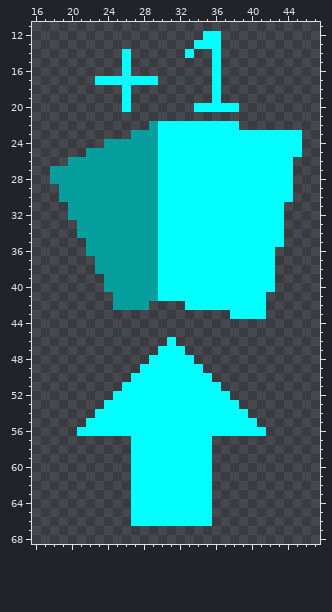
File history of a sprite sheet, Assets/Art/card_draw.png. The picture above is the old version.
The file is 252x316 pixels, drawn in blocks of 4x4; one block is one cell here. Shown: x 16..47, y 11..68.
The same view after the edit:
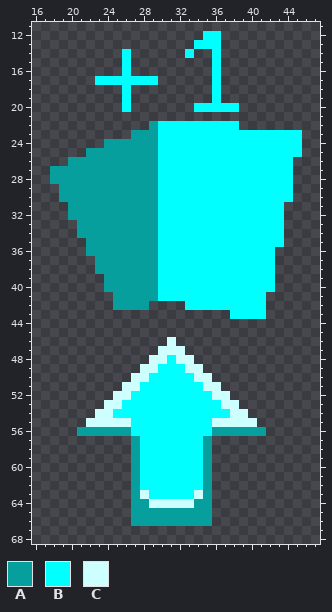
Palette (. is transparent): A #079e9e  B #00ffff  C #cdffff
Change:
Colour B becomes colour A in row 56 at x 21 to 26 and 36 to 41; in rows 57 to 63 at x 27 and 35; in row 64 at x 27 to 28 and 34 to 35; in rows 65 to 66 at x 27 to 35.
Colour B becomes colour C in row 46 at x 31; in row 47 at x 30 to 32; in row 48 at x 29 to 30 and 32 to 33; in row 49 at x 28 to 29 and 33 to 34; in row 50 at x 27 to 28 and 34 to 35; in row 51 at x 26 to 27 and 35 to 36.
Colour B becomes colour C in row 52 at x 25 to 26 and 36 to 37; in row 53 at x 24 to 25 and 37 to 38; in row 54 at x 23 to 24 and 38 to 39; in row 55 at x 22 to 26 and 36 to 40; in row 63 at x 28 and 34; in row 64 at x 29 to 33.
Boxes around the changes in both pictures, in picture pixels (x1, y1, x2, y2):
changed: (77, 337, 266, 526)
